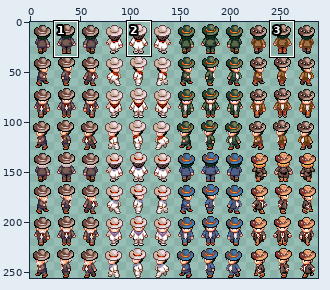
File history of a sprite sheet, assets/texture/avatar-38.png. Above: a wide view before the commit, with the close-up outlined.
Close-up. Before the commit:
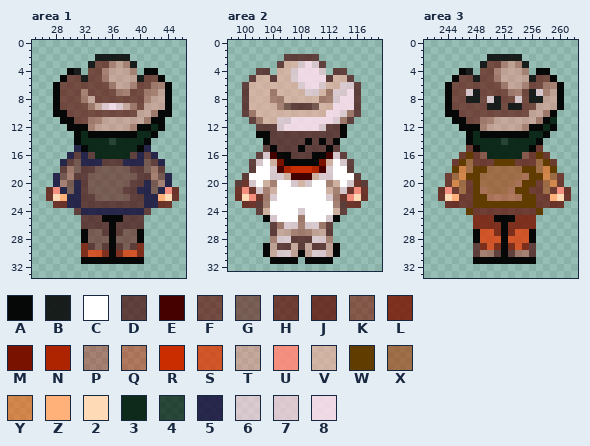
The file is 288x256 pixels. Colours within 5 levels of each other are drawn and written as one. Shown: area 1: x 25..46, y 0..33; area 2: x 98..119, y 0..32; area 3: x 241..262, y 0..33. The commit also changed other parts of the picture, which this record leaves out.
Palette (. is transparent): A #000000f4  B #050505dc  C #ffffff  D #450000a8  E #450000  F #5f0900a1  G #5f090085  H #5f0900b5  J #5f0900c0  K #7a120094  L #7a1200d1  M #7a1200  N #af2400  P #bf15005c  Q #c92d007a  R #c92d00  S #e43600c2  T #ff8a7a6e  U #ff8a7ae4  V #ffaf9a91  W #613c00  X #a24d1cb3  Y #ff600092  Z #ffb179  2 #ffdab6  3 #001b0be7  4 #001b0bb9  5 #15103adc  6 #f4cfdab4  7 #f4cfdac0  8 #ffdfefd7
Now the later version:
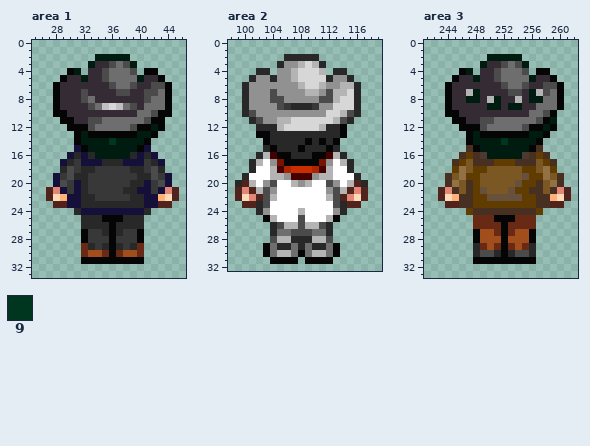
Colours new in this view: 9 #003520
From old to new:
colour 4: #001b0bb9 -> #103320
colour 5: #15103adc -> #15103a
colour 6: #f4cfdab4 -> #b4b4b4
colour 7: #f4cfdac0 -> #c0c0c0
colour 8: #ffdfefd7 -> #d7d7d7
colour A: #000000f4 -> #050505
colour B: #050505dc -> #001b10
colour D: #450000a8 -> #282828
colour F: #5f0900a1 -> #352b35
colour G: #5f090085 -> #383838
colour H: #5f0900b5 -> #473022
colour J: #5f0900c0 -> #50231d
colour K: #7a120094 -> #4c3931
colour L: #7a1200d1 -> #682a15
colour P: #bf15005c -> #4b4b4b
colour Q: #c92d007a -> #67513d
colour S: #e43600c2 -> #a24d1c
colour T: #ff8a7a6e -> #6e6e6e
colour U: #ff8a7ae4 -> #e48676
colour V: #ffaf9a91 -> #919191
colour X: #a24d1cb3 -> #7a5723
colour Y: #ff600092 -> #927145
Area 1:
y 12: x 42 3 -> B
y 13: x 32 3 -> B; x 40..41 33 -> BB
y 14: x 32..40 333343333 -> BBBB9BBBB
y 15: x 33..39 3333333 -> BBBBBBB
y 16: x 34..38 33333 -> BBBBB
Area 3:
y 11: x 259 3 -> B
y 12: x 258 3 -> B
y 13: x 248 3 -> B; x 256..257 33 -> BB
y 14: x 248..256 333343333 -> BBBB9BBBB
y 15: x 249..255 3333333 -> BBBBBBB
y 16: x 250..254 33333 -> BBBBB
Changed places in both close-ups, as pixel boxes (x1, y1, x2, y2):
changed: (46, 54, 179, 264)
changed: (235, 54, 368, 264)
changed: (438, 54, 571, 264)
